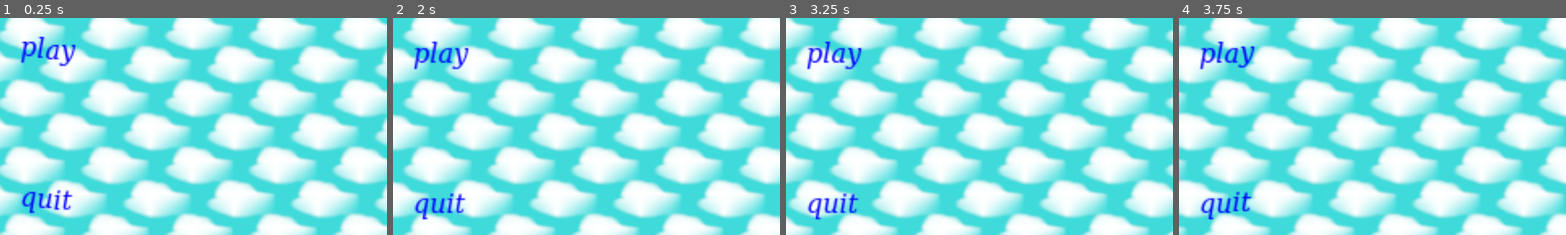
Above: before the commit, frames 1-4 (left to right).
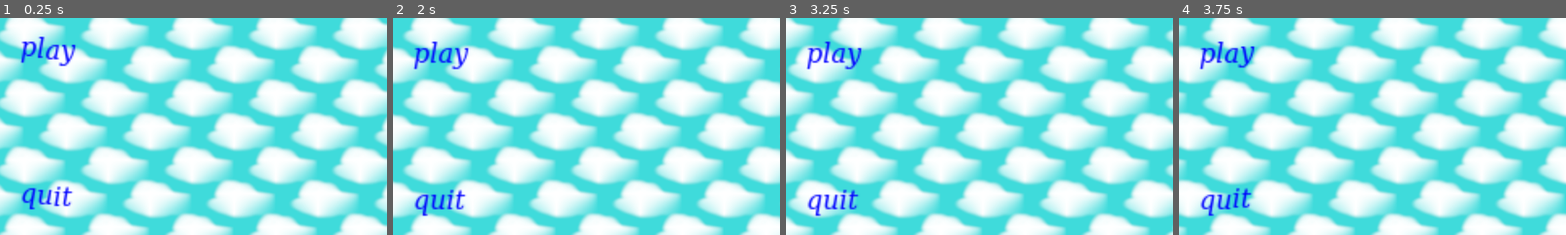
Above: after the commit, the same moments.

Repository: ovrdrv3/woodpeckers_migrate
Game: Godot game, scene res://menu.tscn
Same seed, same stepped clock (60 frames per second), same inputs: the game is played once before the commit and once after it.
Inputs (mouse positions are % of the whole screen's width and height, from its top left):
- Up to frame 1 (0.25 s): no input
- Up to frame 2 (2 s): move the mouse to (7, 57) at 0.52 s; move the mouse to (30, 55) at 1.27 s
- Up to frame 3 (3.25 s): move the mouse to (60, 28) at 2.02 s; move the mouse to (45, 70) at 2.77 s
- Up to frame 4 (3.75 s): move the mouse to (80, 65) at 3.52 s
The pictures show only the part of the screen within x 0-50%, y 50-100%; the shares and areas given below are measured in that part.

The runs differ from the first frame. In frame 1, 0.8% of the frame differs, in the area x 5-19%, y 77-91%; in frame 2, 0.8%; in frame 3, 0.8%, in the area x 5-19%, y 79-93%; in frame 4, 0.8%.

Commit message:
Quit button is bold on hover

Diff:
--- a/menu.tscn
+++ b/menu.tscn
@@ -1,8 +1,9 @@
-[gd_scene load_steps=7 format=3 uid="uid://b0t5rlvduehdv"]
+[gd_scene load_steps=8 format=3 uid="uid://b0t5rlvduehdv"]
 
 [ext_resource type="PackedScene" uid="uid://cpes4j7i1a0ao" path="res://background.tscn" id="1_cev2o"]
 [ext_resource type="Script" path="res://menu.gd" id="1_k4ths"]
 [ext_resource type="Script" path="res://play_button.gd" id="3_kvduo"]
+[ext_resource type="Script" path="res://quit_button.gd" id="4_cosu3"]
 
 [sub_resource type="Theme" id="Theme_7jl5p"]
 
@@ -67,6 +68,8 @@
 offset_top = 500.0
 offset_right = -0.00500107
 offset_bottom = 500.985
+grow_horizontal = 2
+grow_vertical = 2
 mouse_default_cursor_shape = 2
 
 [node name="play_bold" type="RichTextLabel" parent="Play Button"]
@@ -94,14 +97,23 @@
 anchor_bottom = 1.0
 offset_right = -0.00500262
 offset_bottom = 0.984998
+grow_horizontal = 2
+grow_vertical = 2
 mouse_default_cursor_shape = 2
 
-[node name="quit" type="RichTextLabel" parent="."]
+[node name="Quit Button" type="Area2D" parent="."]
+script = ExtResource("4_cosu3")
+
+[node name="CollisionShape2D" type="CollisionShape2D" parent="Quit Button"]
+position = Vector2(142.75, 980)
+shape = SubResource("RectangleShape2D_ny7oj")
+
+[node name="quit" type="RichTextLabel" parent="Quit Button"]
 modulate = Color(0, 0, 1, 1)
 offset_left = 50.0
-offset_top = 873.0
+offset_top = 864.0
 offset_right = 95.0
-offset_bottom = 918.0
+offset_bottom = 909.0
 scale = Vector2(4, 4)
 size_flags_horizontal = 4
 size_flags_vertical = 4
@@ -113,14 +125,48 @@
 fit_content = true
 tab_size = 24
 
-[node name="MarginContainer" type="MarginContainer" parent="quit"]
+[node name="MarginContainer" type="MarginContainer" parent="Quit Button/quit"]
+layout_mode = 1
+anchors_preset = 15
+anchor_right = 1.0
+anchor_bottom = 1.0
+offset_top = 500.0
+offset_right = -0.00500107
+offset_bottom = 500.985
+grow_horizontal = 2
+grow_vertical = 2
+mouse_default_cursor_shape = 2
+
+[node name="quit_bold" type="RichTextLabel" parent="Quit Button"]
+modulate = Color(0, 0, 1, 1)
+offset_left = 50.0
+offset_top = 864.0
+offset_right = 95.0
+offset_bottom = 909.0
+scale = Vector2(4, 4)
+size_flags_horizontal = 4
+size_flags_vertical = 4
+theme = SubResource("Theme_7jl5p")
+theme_override_fonts/normal_font = SubResource("SystemFont_2j58o")
+theme_override_font_sizes/bold_font_size = 0
+bbcode_enabled = true
+text = "
+[b][wave amp=50 freq=0.5]quit[/wave][/b]"
+fit_content = true
+tab_size = 24
+
+[node name="MarginContainer" type="MarginContainer" parent="Quit Button/quit_bold"]
 layout_mode = 1
 anchors_preset = 15
 anchor_right = 1.0
 anchor_bottom = 1.0
 offset_right = -0.00500262
-offset_bottom = 0.264999
+offset_bottom = 0.984998
+grow_horizontal = 2
+grow_vertical = 2
 mouse_default_cursor_shape = 2
 
 [connection signal="mouse_entered" from="Play Button" to="Play Button" method="_on_mouse_entered"]
 [connection signal="mouse_exited" from="Play Button" to="Play Button" method="_on_mouse_exited"]
+[connection signal="mouse_entered" from="Quit Button" to="Quit Button" method="_on_mouse_entered"]
+[connection signal="mouse_exited" from="Quit Button" to="Quit Button" method="_on_mouse_exited"]
--- /dev/null
+++ b/quit_button.gd
@@ -0,0 +1,16 @@
+extends Area2D
+
+@onready var normal_text = $quit
+@onready var bold_text = $quit_bold
+
+func _ready():
+	normal_text.modulate.a = 1.0  # Fully opaque
+	bold_text.modulate.a = 0.0    # Fully transparent
+
+func _on_mouse_entered():
+	normal_text.modulate.a = 0.0  # Fully transparent
+	bold_text.modulate.a = 1.0    # Fully opaque
+
+func _on_mouse_exited():
+	normal_text.modulate.a = 1.0  # Fully opaque
+	bold_text.modulate.a = 0.0    # Fully transparent
